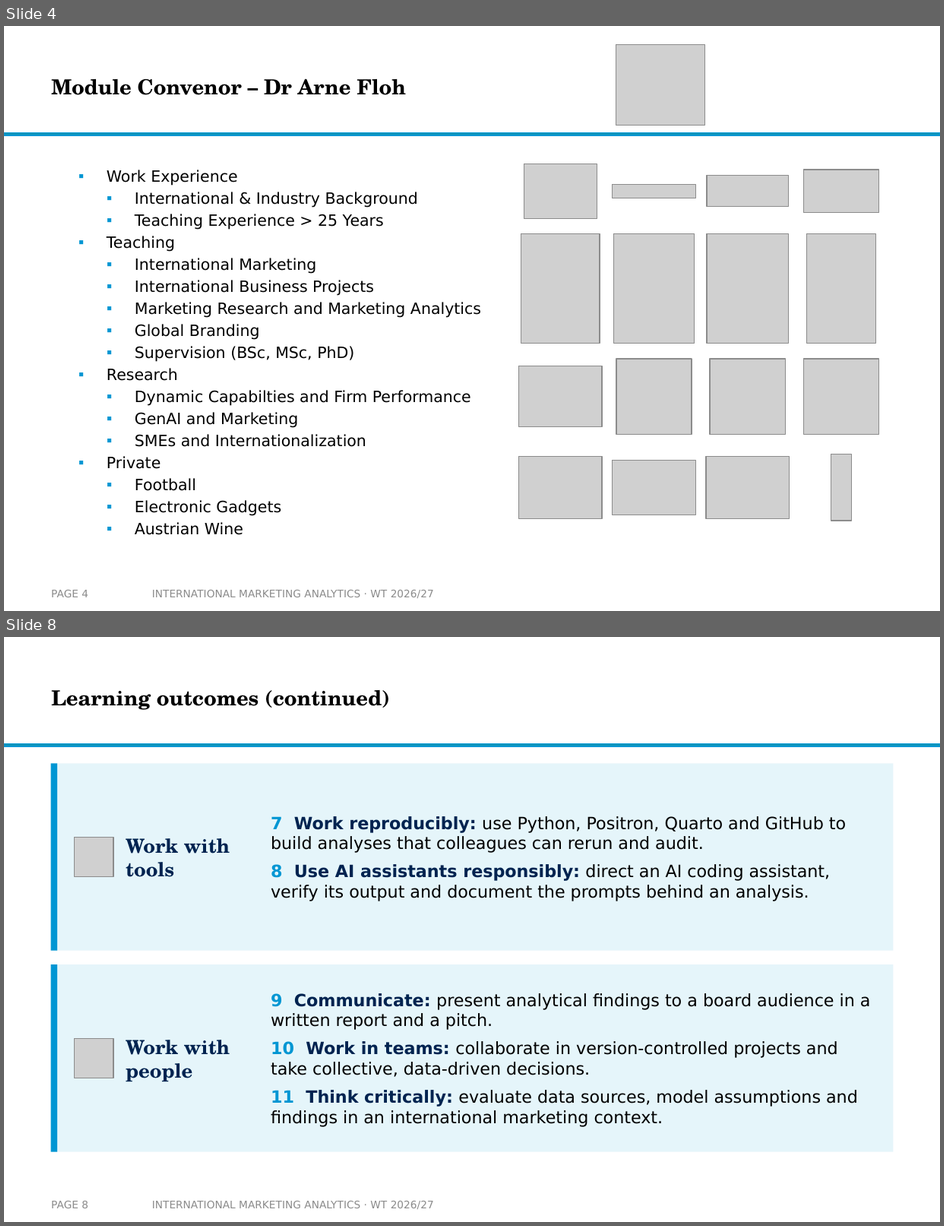
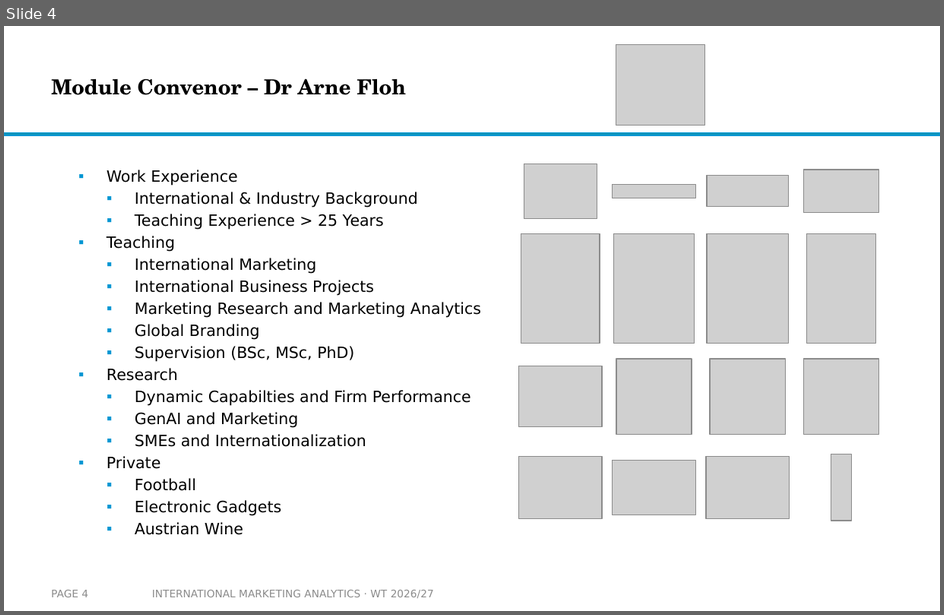
Before and after one commit to arnefloh-wu/International-Marketing-Analytics, a slide deck: slides/00a_course-content-and-style_WT26-27.pptx. Shown one above the other, each under a label of ours: slides 4 and 8 before the commit, slide 4 after it; the slides between them are not shown. The pictures are 944x1226 and 944x615 pixels, drawn with LibreOffice and Linux fonts; fonts in the diff are those of the drawing; grey boxes stand for pictures; background and template pictures are left out. Boxes give left, top, right and bottom in pixels: in the first picture for what was removed or moved away, otherwise in the second. Text is boxed around its words. In the diff, an @@ line names an element or a change of style, - is before the commit and + after.

```diff
--- a/slides/00a_course-content-and-style_WT26-27.pptx
+++ b/slides/00a_course-content-and-style_WT26-27.pptx
@@ slide 8 removed at bbox=[4, 637, 940, 1222], background #FFFFFF; not listed: 1 template element that a slide beside it also shows @@
@@ title removed at bbox=[51, 690, 390, 710] @@
-Learning outcomes (continued)
@@ rectangle removed at bbox=[51, 763, 893, 951] @@
@@ rectangle removed at bbox=[51, 763, 57, 951] @@
@@ text removed at bbox=[271, 816, 846, 901] @@
-7 Work reproducibly: use Python, Positron, Quarto and GitHub to build analyses that colleagues can rerun and audit.
-8 Use AI assistants responsibly: direct an AI coding assistant, verify its output and document the prompts behind an analysis.
@@ picture removed at bbox=[74, 838, 113, 876] @@
@@ text removed at bbox=[126, 838, 230, 877] @@
-Work with tools
@@ rectangle removed at bbox=[51, 965, 893, 1152] @@
@@ rectangle removed at bbox=[51, 965, 57, 1152] @@
@@ text removed at bbox=[271, 993, 871, 1127] @@
-9 Communicate: present analytical findings to a board audience in a written report and a pitch.
-10 Work in teams: collaborate in version-controlled projects and take collective, data-driven decisions.
-11 Think critically: evaluate data sources, model assumptions and findings in an international marketing context.
@@ picture removed at bbox=[74, 1039, 113, 1078] @@
@@ text removed at bbox=[126, 1040, 230, 1082] @@
-Work with people
@@ page number removed at bbox=[51, 1201, 88, 1209] @@
-PAGE 8
@@ text removed at bbox=[152, 1201, 434, 1209] @@
-INTERNATIONAL MARKETING ANALYTICS · WT 2026/27
```
Also in this commit, not shown: 7 slides changed, 2 slides added, 4 other slides removed, 23 other files.
